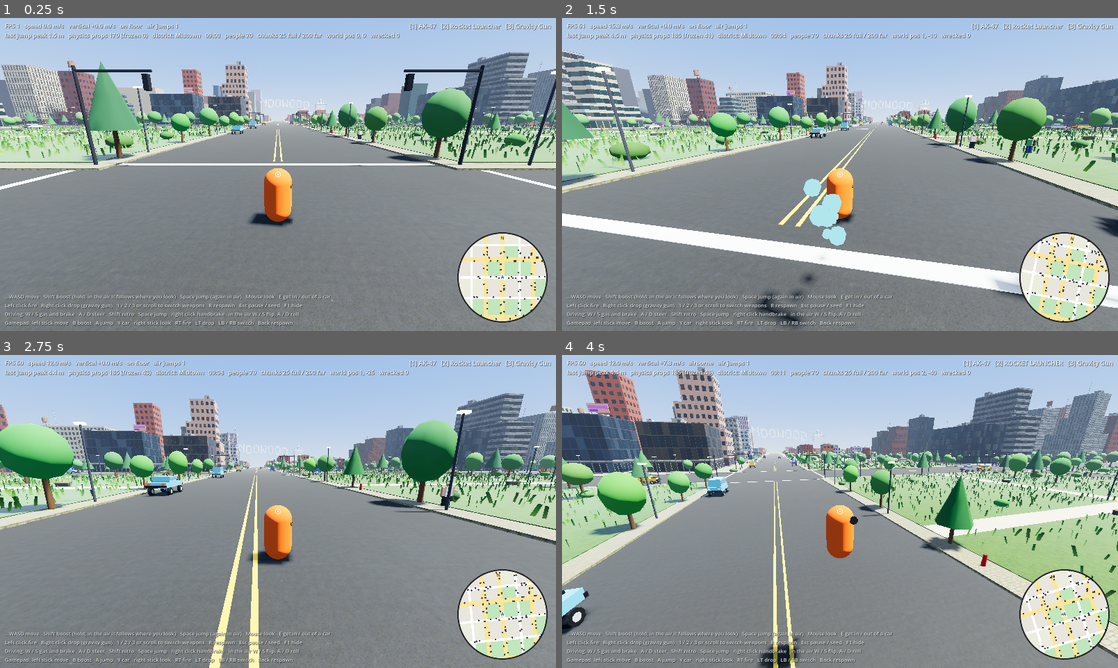
Above: before the commit, frames 1-4 (two rows, left to right).
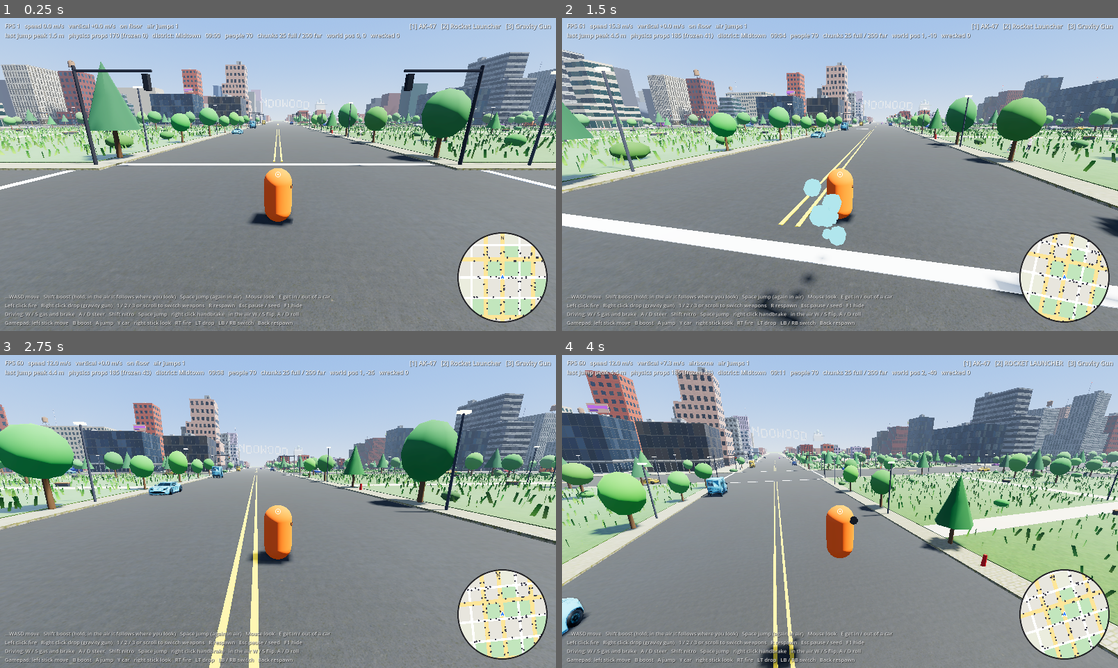
Above: after the commit, the same moments.

Repository: ashalluf/rando-game
Game: Godot game, scene res://scenes/levels/city.tscn
The game is run twice, just before and just after one commit, with the same random seed, the same clock (stepped at 60 frames per second) and the same inputs.
Inputs (mouse positions are in pixels of both pictures, inside the frame that each line leads up to):
- Up to frame 1 (0.25 s): no input
- Up to frame 2 (1.5 s): move the mouse to (867, 174) at 0.52 s; hold Right mouse button (alt_fire) 0.53-1.28 s; hold W (move_forward) from 0.53 s (still down); tap Space (jump) at 0.77 s; move the mouse to (812, 174) at 1.27 s; tap Shift (boost) at 1.35 s
- Up to frame 3 (2.75 s): keep holding W (move_forward); tap Space (jump) at 1.52 s; move the mouse to (289, 505) at 2.02 s; press the mouse at (289, 505) at 2.03 s
- Up to frame 4 (4 s): keep holding W (move_forward); move the mouse to (834, 517) at 2.77 s; release the mouse at (834, 517) at 2.78 s; tap E (interact) at 2.85 s; tap Space (jump) at 3.02, 3.77 s; move the mouse to (878, 514) at 3.52 s; tap Mouse wheel up (next_weapon) at 3.6 s

The runs differ from the first frame. In frame 1, 0.3% of the frame differs, in the area x 4-100%, y 32-39%; in frame 2, 0.4%; in frame 3, 0.7%; in frame 4, 0.8%, in the area x 0-99%, y 32-91%.

Commit message:
Real cars and pedestrians from the generated models
Cars: one Meshy model per body type (sedan, pickup, van, sports), scaled
to the box car's length, nose to -Z, tinted with the seeded paint by
duplicating the material. Box parts stay for collision, wheel cylinders
are hidden since the models have wheels. Pedestrians: three rigged
characters (man, woman, older man) with idle/walk/run clips, picked by
seed, walk clip speed follows walk_speed. Rig gotchas handled: they face
+Z and their skeleton is in cm under a 0.01 armature, which left a 2 cm
bounding box and culled the mesh; a custom AABB fixes it.

Debug: ?showroom on the web (or -- --showroom on desktop) lines every car
type and pedestrian model up in front of the spawn.

How to test: open the web build with ?showroom, then play normally and
look at parked cars, traffic and people on the sidewalks. Say what looks
off (size, colors, walk speed).

Co-Authored-By: Claude Fable 5.1 <noreply@anthropic.com>
Claude-Session: https://claude.ai/code/session_013mJoQrtobT2mZqUs9rjLvy

Diff:
--- /dev/null
+++ b/assets/models/car_pickup.json
@@ -0,0 +1,10 @@
+{
+  "name": "car_pickup",
+  "prompt": "low-poly pickup truck, two-door cab with open cargo bed, simple clean shapes, smooth flat white paint, black tires, dark windows, no text or logos, game asset",
+  "credits": 15,
+  "tasks": {
+    "preview": "01a0b919-2f56-74f0-94de-11cee70735cf",
+    "refine": "01a0b919-8117-72c1-a36e-11bc28db744f"
+  },
+  "source": "Meshy (generated for this project)"
+}
--- /dev/null
+++ b/assets/models/car_sports.json
@@ -0,0 +1,10 @@
+{
+  "name": "car_sports",
+  "prompt": "low-poly two-seat sports car, low and wide, sleek coupe body, simple clean shapes, smooth flat white paint, black tires, dark windows, no text or logos, game asset",
+  "credits": 15,
+  "tasks": {
+    "preview": "01a0b919-2f2f-777d-83f4-66a39aac2e46",
+    "refine": "01a0b919-7d82-7075-b325-b29fb4c11987"
+  },
+  "source": "Meshy (generated for this project)"
+}
--- /dev/null
+++ b/assets/models/car_van.json
@@ -0,0 +1,10 @@
+{
+  "name": "car_van",
+  "prompt": "low-poly cargo van, tall boxy body, sliding side door, simple clean shapes, smooth flat white paint, black tires, dark windows, no text or logos, game asset",
+  "credits": 15,
+  "tasks": {
+    "preview": "01a0b919-2f2f-718c-ab98-339e242dc4bf",
+    "refine": "01a0b919-79d2-7342-a118-66cc41f33d68"
+  },
+  "source": "Meshy (generated for this project)"
+}
--- /dev/null
+++ b/assets/models/pedestrian_b.json
@@ -0,0 +1,17 @@
+{
+  "name": "pedestrian_b",
+  "prompt": "low-poly stylized adult woman pedestrian, casual clothes: hoodie, leggings, sneakers, ponytail, clean flat colors, simple friendly cartoon proportions, game character, no text or logos",
+  "credits": 29,
+  "tasks": {
+    "preview": "01a0b919-2ef9-73d9-90d3-436f93c90728",
+    "refine": "01a0b919-7c0e-7114-a3dd-30ca8cbba2d2",
+    "rig": "01a0b91a-66bb-7253-bf44-8523f53aac3b",
+    "animations": "01a0b91a-f666-76ba-8730-35694731cf17"
+  },
+  "source": "Meshy (generated for this project)",
+  "animations": [
+    0,
+    613,
+    659
+  ]
+}
--- /dev/null
+++ b/assets/models/pedestrian_c.json
@@ -0,0 +1,17 @@
+{
+  "name": "pedestrian_c",
+  "prompt": "low-poly stylized older man pedestrian, business casual: button shirt, slacks, loafers, grey short hair, glasses, clean flat colors, simple friendly cartoon proportions, game character, no text or logos",
+  "credits": 29,
+  "tasks": {
+    "preview": "01a0b919-2efb-7191-9bee-74051f0f0128",
+    "refine": "01a0b919-7980-730f-9d11-5fdb9d3fd5f3",
+    "rig": "01a0b91a-632d-7340-8f73-53ae1faa7391",
+    "animations": "01a0b91b-1699-7461-9019-8b163ebcf1dd"
+  },
+  "source": "Meshy (generated for this project)",
+  "animations": [
+    0,
+    613,
+    659
+  ]
+}
--- a/scripts/npc/pedestrian.gd
+++ b/scripts/npc/pedestrian.gd
@@ -7,6 +7,15 @@
 const SHIRTS := [Color(0.9, 0.3, 0.3), Color(0.3, 0.5, 0.9), Color(0.95, 0.85, 0.3), Color(0.4, 0.75, 0.45), Color(0.9, 0.9, 0.9), Color(0.6, 0.35, 0.7), Color(0.95, 0.55, 0.2)]
 const PANTS := [Color(0.2, 0.25, 0.4), Color(0.15, 0.15, 0.17), Color(0.5, 0.4, 0.3), Color(0.35, 0.35, 0.38)]
 const SKINS := [Color(0.95, 0.8, 0.65), Color(0.85, 0.65, 0.5), Color(0.6, 0.42, 0.3), Color(0.4, 0.28, 0.2)]
+## Generated rigged characters (see docs/ASSETS.md). Each has Idle, Casual_Walk_inplace and
+## run_fast_3_inplace clips. Missing files fall back to the box person.
+const MODELS := [
+	"res://assets/models/pedestrian_a_anim.glb",
+	"res://assets/models/pedestrian_b_anim.glb",
+	"res://assets/models/pedestrian_c_anim.glb",
+]
+## Walking speed (m/s) at which the walk clip plays at its natural pace.
+const WALK_CLIP_SPEED := 1.3
 
 @export var walk_speed: float = 1.8
 ## Anything moving faster than this that touches us knocks us over (m/s).
@@ -23,6 +32,7 @@
 var _visual: Node3D
 var _bob: float = 0.0
 var _down: bool = false
+var _anim: AnimationPlayer
 
 
 func setup(block_rect: Rect2, sidewalk: float, seed_value: int) -> void:
@@ -53,6 +63,9 @@
 	add_child(shape)
 	_visual = Node3D.new()
 	add_child(_visual)
+	if _add_model():
+		_add_hit_area()
+		return
 	_part(Vector3(0.5, 0.65, 0.3), Vector3(0.0, 1.05, 0.0), shirt)
 	_part(Vector3(0.2, 0.7, 0.2), Vector3(-0.14, 0.38, 0.0), pants)
 	_part(Vector3(0.2, 0.7, 0.2), Vector3(0.14, 0.38, 0.0), pants)
@@ -68,6 +81,39 @@
 	head.material_override = PropFactory.material(skin, 0.8)
 	head.position = Vector3(0.0, 1.55, 0.0)
 	_visual.add_child(head)
+	_add_hit_area()
+
+
+## Picks one of the generated characters (seeded) and starts its walk cycle. False if none exist.
+func _add_model() -> bool:
+	var available: Array[String] = []
+	for path in MODELS:
+		if ResourceLoader.exists(path):
+			available.append(path)
+	if available.is_empty():
+		return false
+	var scene: PackedScene = load(available[_rng.randi() % available.size()])
+	if scene == null:
+		return false
+	var inst := scene.instantiate() as Node3D
+	inst.rotation.y = PI # Meshy rigs face +Z; our visuals face -Z
+	# The rig's skeleton is in centimeters under a 0.01 armature while the mesh bounds are in
+	# meters, so the imported AABB is 2 cm tall and the renderer culls the character. Give the
+	# skinned mesh a generous box in skeleton units instead.
+	for mi in inst.find_children("*", "MeshInstance3D", true, false):
+		(mi as MeshInstance3D).custom_aabb = AABB(Vector3(-150.0, -10.0, -150.0), Vector3(300.0, 260.0, 300.0))
+	_visual.add_child(inst)
+	_anim = inst.find_child("AnimationPlayer", true, false) as AnimationPlayer
+	if _anim:
+		for clip in _anim.get_animation_list():
+			_anim.get_animation(clip).loop_mode = Animation.LOOP_LINEAR
+		if _anim.has_animation("Casual_Walk_inplace"):
+			_anim.play("Casual_Walk_inplace")
+			_anim.speed_scale = walk_speed / WALK_CLIP_SPEED
+	return true
+
+
+func _add_hit_area() -> void:
 	# Hit detector: anything fast on the props layer, or a fast player.
 	var area := Area3D.new()
 	area.collision_layer = 0
@@ -109,8 +155,9 @@
 		velocity.y = 0.0
 	move_and_slide()
 	_visual.rotation.y = lerp_angle(_visual.rotation.y, atan2(-dir.x, -dir.y), 1.0 - exp(-8.0 * delta))
-	_bob += delta * walk_speed * 4.0
-	_visual.position.y = absf(sin(_bob)) * 0.06
+	if _anim == null:
+		_bob += delta * walk_speed * 4.0
+		_visual.position.y = absf(sin(_bob)) * 0.06
 
 
 ## Ring points are stored relative to the chunk's world offset so re-centering does not matter.
--- a/scripts/vehicles/vehicle.gd
+++ b/scripts/vehicles/vehicle.gd
@@ -7,11 +7,24 @@
 enum Addon { NONE, ROOF_RACK, SPOILER, LIGHT_BAR }
 
 const BODY_NAMES := ["Sedan", "Pickup", "Van", "Sports"]
+## Generated body models per type (see docs/ASSETS.md). Missing files fall back to the box car.
+const BODY_MODELS := {
+	BodyType.SEDAN: "res://assets/models/car_sedan.glb",
+	BodyType.PICKUP: "res://assets/models/car_pickup.glb",
+	BodyType.VAN: "res://assets/models/car_van.glb",
+	BodyType.SPORTS: "res://assets/models/car_sports.glb",
+}
+## Extra yaw per model so its nose points at -Z (Meshy models come out along +X or -X).
+const MODEL_YAW := {BodyType.SEDAN: PI * 0.5, BodyType.PICKUP: PI * 0.5, BodyType.VAN: PI * 0.5, BodyType.SPORTS: PI * 0.5}
 const PAINTS := [
 	Color(0.85, 0.15, 0.12), Color(0.15, 0.35, 0.75), Color(0.92, 0.92, 0.9), Color(0.12, 0.12, 0.14),
 	Color(0.95, 0.75, 0.15), Color(0.2, 0.6, 0.35), Color(0.7, 0.7, 0.72), Color(0.9, 0.45, 0.15),
 	Color(0.55, 0.2, 0.6), Color(0.35, 0.7, 0.8),
 ]
+
+@export_group("Model")
+## Where the generated model's tire bottoms sit in body space (meters). Raise if the car floats.
+@export var model_bottom_y: float = -0.27
 
 @export_group("Handling")
 ## Engine force at full throttle (N). Big number = silly acceleration.
@@ -70,6 +83,8 @@
 var _steer_target: float = 0.0
 var _engine_sound: AudioStreamPlayer3D
 var _jump_timer: float = 0.0
+## True when a generated body model is used: box parts then only provide collision.
+var _has_model: bool = false
 
 
 func setup(type: BodyType, color: Color, extra: Addon) -> void:
@@ -222,6 +237,7 @@
 	var chassis_h: float = dims.chassis_h
 	var cabin: Vector2 = dims.cabin # x = start z (front negative), y = length, along the car
 	var base_y := 0.55
+	_has_model = _add_body_model(length)
 	var trim := Color(0.12, 0.12, 0.14)
 	var glass := Color(0.35, 0.5, 0.65)
 	# Chassis.
@@ -281,6 +297,7 @@
 		for slot in _wheel_slots:
 			var visual := _wheel_mesh()
 			visual.position = slot[0] + Vector3(0.0, -0.3, 0.0)
+			visual.visible = not _has_model # the generated models have their own wheels
 			add_child(visual)
 			_wheel_visuals.append(visual)
 	else:
@@ -345,6 +362,8 @@
 	wheel.wheel_roll_influence = wheel_roll_influence
 	add_child(wheel)
 	wheels.append(wheel)
+	if _has_model:
+		return # the generated models have their own wheels
 	var mesh := MeshInstance3D.new()
 	var cyl := CylinderMesh.new()
 	cyl.top_radius = 0.42
@@ -367,14 +386,54 @@
 	wheel.add_child(hub)
 
 
+## Instances the generated body model for this type, scaled to `length` and tinted with the
+## paint (the models are textured white). Returns false when the model file does not exist.
+func _add_body_model(length: float) -> bool:
+	var path: String = BODY_MODELS.get(body_type, "")
+	if path == "" or not ResourceLoader.exists(path):
+		return false
+	var scene: PackedScene = load(path)
+	if scene == null:
+		return false
+	var inst := scene.instantiate() as Node3D
+	var holder := Node3D.new()
+	holder.name = "BodyModel"
+	holder.add_child(inst)
+	var aabb := AABB()
+	var first := true
+	for mi in inst.find_children("*", "MeshInstance3D", true, false):
+		var m := mi as MeshInstance3D
+		var box := m.mesh.get_aabb()
+		aabb = box if first else aabb.merge(box)
+		first = false
+		var mat := m.mesh.surface_get_material(0)
+		if mat is StandardMaterial3D:
+			var tinted := (mat as StandardMaterial3D).duplicate() as StandardMaterial3D
+			tinted.albedo_color = paint
+			m.material_override = tinted
+	if first:
+		return false
+	# Longest horizontal axis is the length; scale so it matches our chassis.
+	var along_x := aabb.size.x >= aabb.size.z
+	var model_len := aabb.size.x if along_x else aabb.size.z
+	var scale_f := length / maxf(model_len, 0.01)
+	inst.scale = Vector3.ONE * scale_f
+	inst.rotation.y = (MODEL_YAW.get(body_type, 0.0) if along_x else 0.0)
+	var center := aabb.get_center()
+	inst.position = -(inst.transform.basis * Vector3(center.x, aabb.position.y, center.z)) + Vector3(0.0, model_bottom_y, 0.0)
+	add_child(holder)
+	return true
+
+
 func _box(size: Vector3, pos: Vector3, color: Color, collide: bool, glow: bool = false) -> void:
-	var mesh := MeshInstance3D.new()
-	var box := BoxMesh.new()
-	box.size = size
-	mesh.mesh = box
-	mesh.material_override = WeaponFX.unshaded(color) if glow else PropFactory.material(color, 0.45)
-	mesh.position = pos
-	add_child(mesh)
+	if not _has_model:
+		var mesh := MeshInstance3D.new()
+		var box := BoxMesh.new()
+		box.size = size
+		mesh.mesh = box
+		mesh.material_override = WeaponFX.unshaded(color) if glow else PropFactory.material(color, 0.45)
+		mesh.position = pos
+		add_child(mesh)
 	if collide:
 		var shape := CollisionShape3D.new()
 		var bs := BoxShape3D.new()
--- a/scripts/world/city_streamer.gd
+++ b/scripts/world/city_streamer.gd
@@ -127,30 +127,57 @@
 	if _player == null:
 		return
 	var text := ""
+	var showroom := false
 	if OS.has_feature("web"):
 		var search: Variant = JavaScriptBridge.eval("window.location.search", true)
 		if search is String:
 			for part in (search as String).trim_prefix("?").split("&"):
 				if part.begins_with("spawn="):
 					text = part.trim_prefix("spawn=")
+				elif part.begins_with("showroom"):
+					showroom = true
 	else:
 		for arg in OS.get_cmdline_user_args():
 			if arg.begins_with("--spawn="):
 				text = arg.trim_prefix("--spawn=")
-	if text.is_empty():
-		return
+			elif arg.begins_with("--showroom"):
+				showroom = true
+	var wp := Vector2.ZERO
+	var yaw := 0.0
 	var parts := text.split(",")
-	if parts.size() < 2:
-		return
-	var wp := Vector2(parts[0].to_float(), parts[1].to_float())
-	var y := plan.height_at(wp) + 2.0
-	_player.global_position = Vector3(wp.x, y, wp.y)
-	if _player.has_method("respawn"):
-		_player.set("_spawn_transform", _player.global_transform)
-	if parts.size() >= 4:
-		var rig: Node3D = _player.get("camera_rig")
-		if rig and rig.has_method("set_look"):
-			rig.set_look(parts[2].to_float(), parts[3].to_float())
+	if parts.size() >= 2:
+		wp = Vector2(parts[0].to_float(), parts[1].to_float())
+		var y := plan.height_at(wp) + 2.0
+		_player.global_position = Vector3(wp.x, y, wp.y)
+		if _player.has_method("respawn"):
+			_player.set("_spawn_transform", _player.global_transform)
+		if parts.size() >= 4:
+			yaw = parts[2].to_float()
+			var rig: Node3D = _player.get("camera_rig")
+			if rig and rig.has_method("set_look"):
+				rig.set_look(yaw, parts[3].to_float())
+	if showroom:
+		_build_showroom(Vector3(wp.x, plan.height_at(wp), wp.y), deg_to_rad(yaw))
+
+
+## Debug (`?showroom` on the web, `-- --showroom` on desktop): every car type and pedestrian
+## model lined up in front of the spawn point, to judge generated assets quickly.
+func _build_showroom(at: Vector3, yaw: float) -> void:
+	var forward := Vector3(-sin(yaw), 0.0, -cos(yaw))
+	var right := forward.cross(Vector3.UP)
+	for i in Vehicle.BodyType.size():
+		var car := Vehicle.new()
+		car.setup(i as Vehicle.BodyType, Vehicle.PAINTS[i * 2 % Vehicle.PAINTS.size()], Vehicle.Addon.NONE)
+		car.position = at + forward * 12.0 + right * (float(i) - 1.5) * 6.0 + Vector3.UP * 1.0
+		car.rotation.y = yaw + PI * 0.5
+		add_child(car)
+	for i in Pedestrian.MODELS.size():
+		var ped := Pedestrian.new()
+		var spot := at + forward * 5.0 + right * (float(i) - 1.0) * 2.0
+		ped.setup(Rect2(spot.x - 1.0, spot.z - 1.0, 2.0, 2.0), 1.0, 1000 + i)
+		ped.position = spot + Vector3.UP * 0.5
+		add_child(ped)
+		ped.set_meta("showroom", true)
 
 
 func _process(delta: float) -> void:
Binary file added: assets/models/car_pickup.glb
Not shown, added: assets/models/car_pickup.glb.import
Binary file added: assets/models/car_pickup_0.jpg
Not shown, added: assets/models/car_pickup_0.jpg.import
Binary file added: assets/models/car_pickup_1.jpg
Not shown, added: assets/models/car_pickup_1.jpg.import
Binary file added: assets/models/car_pickup_2.jpg
Not shown, added: assets/models/car_pickup_2.jpg.import
Binary file added: assets/models/car_sports.glb
Not shown, added: assets/models/car_sports.glb.import
Binary file added: assets/models/car_sports_0.jpg
Not shown, added: assets/models/car_sports_0.jpg.import
(and 49 more such lines)
